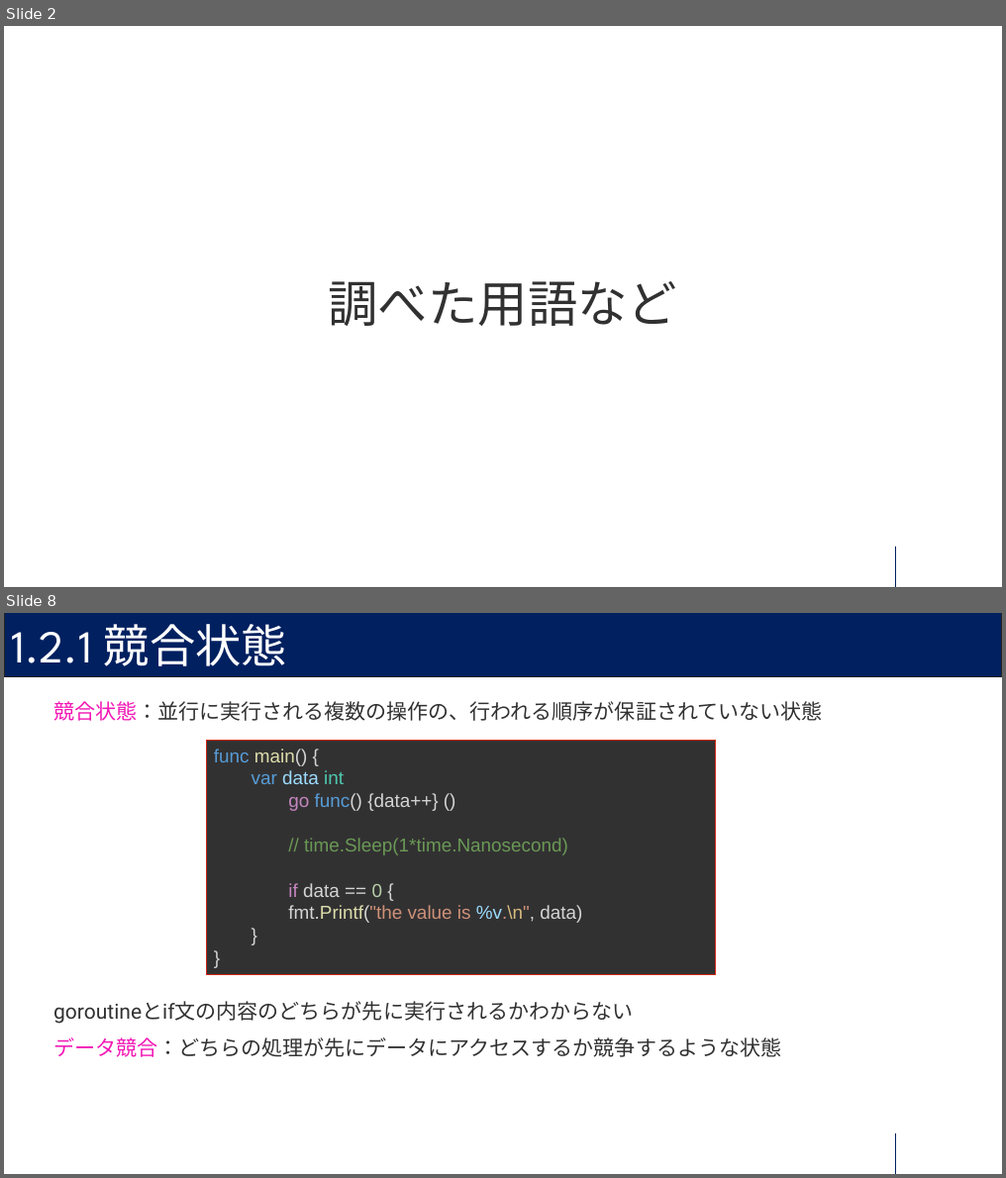
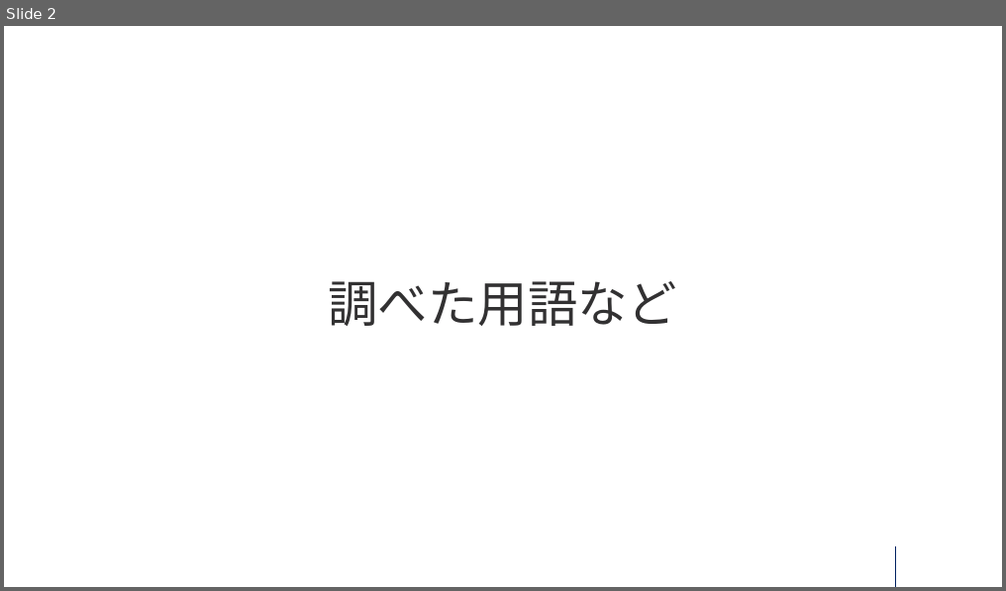
Before and after one commit to cc-pine/concurrency-in-go, a slide deck: sec3/Go_go_3.pptx. Shown one above the other, each under a label of ours: slides 2 and 8 before the commit, slide 2 after it; the slides between them are not shown. The pictures are 1006x1178 and 1006x591 pixels, drawn with LibreOffice and Linux fonts; fonts in the diff are those of the drawing. Boxes give left, top, right and bottom in pixels: in the first picture for what was removed or moved away, otherwise in the second. Text is boxed around its words. In the diff, an @@ line names an element or a change of style, - is before the commit and + after.

```diff
--- a/sec3/Go_go_3.pptx
+++ b/sec3/Go_go_3.pptx
@@ slide 8 removed at [4, 613, 1002, 1174], background #FFFFFF; not listed: 1 template element that a slide beside it also shows @@
@@ rectangle removed at [4, 613, 1002, 676] @@
@@ title removed at [12, 624, 287, 677] @@
-1.2.1 競合状態
@@ text removed at [54, 701, 823, 1058] @@
-競合状態：並行に実行される複数の操作の、行われる順序が保証されていない状態
-goroutineとif文の内容のどちらが先に実行されるかわからない
-データ競合：どちらの処理が先にデータにアクセスするか競争するような状態
@@ rectangle removed at [206, 741, 715, 974] @@
-func main() {
-  var data int
-    go func() {data++} ()
-    // time.Sleep(1*time.Nanosecond)
-    if data == 0 {
-    fmt.Printf("the value is %v.\n", data)
-  }
-}
```
Also in this commit, not shown: 2 slides changed, 1 slide added, 13 other slides removed, 7 other files.
